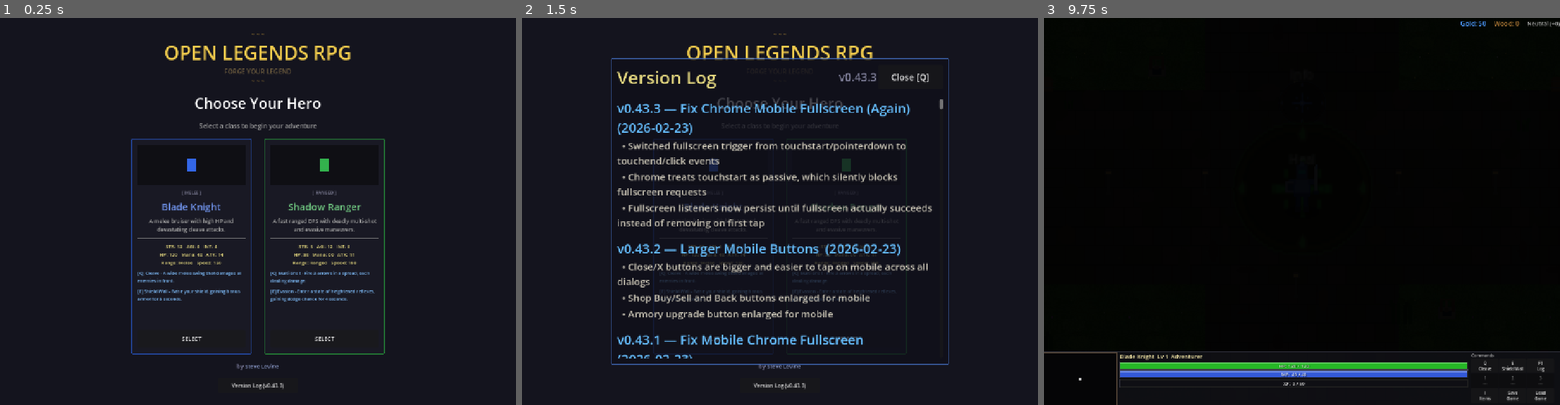
Above: before the commit, frames 1-3 (left to right).
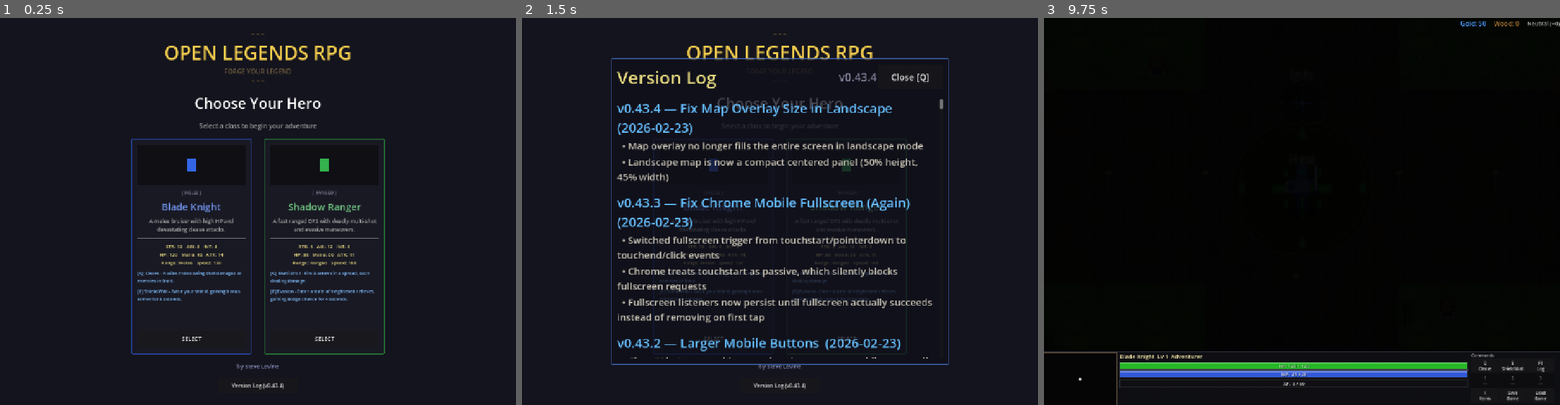
Above: after the commit, the same moments.

Repository: slxny/legends-open-rpg
Game: Godot game, scene res://scenes/main.tscn
Two runs of this game, one before a commit and one after it. Both use one fixed random seed, a clock stepped at 60 frames per second and the inputs below.
Inputs (mouse positions are in pixels of both pictures, inside the frame that each line leads up to):
- Up to frame 1 (0.25 s): no input
- Up to frame 2 (1.5 s): click "Version Log (v0.43.3)" (after the commit: "Version Log (v0.43.4)") at 0.5 s; click "SELECT" at 1.25 s
- Up to frame 3 (9.75 s): click "SELECT" at 2 s; tap Enter at 2.75, 4.25, 5.75 s; move the mouse to (1415, 192) at 2.77 s; hold D (move_right) 2.78-3.5 s; hold Q (ability_1) 2.78-3.5 s; click (1415, 192) at 2.92 s; tap Space (attack) at 3.5, 6.5 s; drag from (1198, 230) to (1276, 288) at 3.52 s; move the mouse to (1353, 126) at 4.27 s; hold D (move_right) 4.28-5 s; hold Space (attack) 4.28-5 s; drag from (1276, 288) to (1147, 153) at 5.02 s; move the mouse to (1456, 269) at 5.77 s; hold A (move_left) 5.78-6.5 s; tap 1 at 5.85 s; drag from (1147, 153) to (1224, 114) at 6.52 s; move the mouse to (1327, 211) at 7.27 s; hold S (move_down) 7.28-8 s; tap 3 at 7.35 s; click (1327, 211) at 7.42 s; drag from (1224, 114) to (1198, 230) at 8.02 s; move the mouse to (1415, 192) at 8.77 s; hold W (move_up) 8.78-9.5 s; hold Q (ability_1) 8.78-9.5 s; drag from (1198, 230) to (1276, 288) at 9.52 s

The runs differ from the first frame. In frame 1, less than 0.1% of the frame differs, in the area x 54-55%, y 94-96%; in frame 2, 9.5%, in the area x 18-80%, y 14-96%; in frame 3, nothing differs.

Commit message:
Fix map overlay taking up entire screen in mobile landscape
The map overlay height was calculated as vp_size.x * 0.65, which in
landscape makes it taller than the screen itself. Now detects landscape
and uses a compact centered panel (50% of screen height, 45% width)
instead of spanning the full viewport.

https://claude.ai/code/session_011TCgb3YKAF7G9y6uE4ZQeY

Diff:
--- a/scenes/ui/changelog_dialog.gd
+++ b/scenes/ui/changelog_dialog.gd
@@ -9,9 +9,18 @@
 var _is_visible: bool = false
 var _is_mobile: bool = false
 
-const GAME_VERSION := "v0.43.3"
+const GAME_VERSION := "v0.43.4"
 
 const CHANGELOG: Array[Dictionary] = [
+	{
+		"version": "v0.43.4",
+		"title": "Fix Map Overlay Size in Landscape",
+		"date": "2026-02-23",
+		"entries": [
+			"Map overlay no longer fills the entire screen in landscape mode",
+			"Landscape map is now a compact centered panel (50% height, 45% width)",
+		]
+	},
 	{
 		"version": "v0.43.3",
 		"title": "Fix Chrome Mobile Fullscreen (Again)",
--- a/scenes/ui/hud.gd
+++ b/scenes/ui/hud.gd
@@ -398,11 +398,18 @@
 		AudioManager.play_sfx("ui_tap", -4.0)
 		await get_tree().process_frame
 		var vp_size = get_viewport().get_visible_rect().size
-		var overlay_w = vp_size.x - 32
-		# Make the map overlay tall enough for a good view
-		var map_h = vp_size.x * 0.65  # Roughly proportional to world ratio
+		var is_ls = vp_size.x > vp_size.y
+		var overlay_w: float
+		var map_h: float
+		if is_ls:
+			# Landscape: compact overlay that doesn't dominate the screen
+			map_h = vp_size.y * 0.5
+			overlay_w = min(vp_size.x * 0.45, map_h * 1.3)
+		else:
+			overlay_w = vp_size.x - 32
+			map_h = vp_size.x * 0.65
 		_map_overlay.size = Vector2(overlay_w, map_h)
-		_map_overlay.position = Vector2(16, vp_size.y - bottom_panel.size.y - _map_overlay.size.y - 8)
+		_map_overlay.position = Vector2((vp_size.x - overlay_w) / 2.0, vp_size.y - bottom_panel.size.y - map_h - 8)
 
 func _add_mobile_menu_button() -> void:
 	var vp_size = get_viewport().get_visible_rect().size
